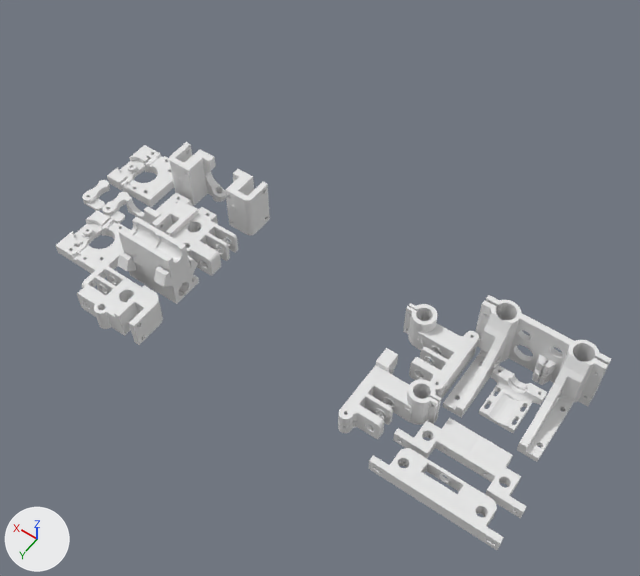
Renders of the Blender file sources/blender/sc_12_plates.blend from each side of a commit.
One viewpoint serves both versions: a 50 mm lens placed at (-332.0, 294.0, 558.0), pointed at (-72.0, -70.0, -13.0). Lighting does not change. The marker at lower left points along +X, +Y and +Z.

In view in the first picture: 'Output', 'Output.002', 'Output.003', 'Output.004', 'Output.005', 'Output.006', 'Output.007', 'Output.008', 'Output.009', 'Output.010', 'Output.012', 'Output.013'.
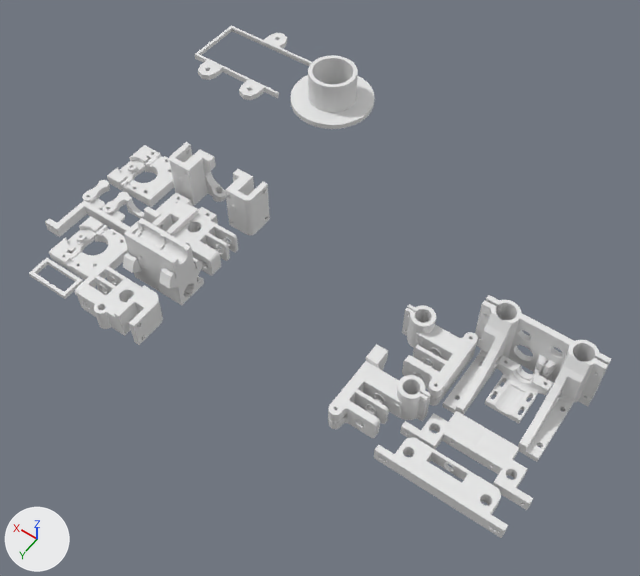
The change, as a diff of the scene's bpy script:
```diff
--- a/sources/blender/sc_12_plates.blend.py
+++ b/sources/blender/sc_12_plates.blend.py
@@ me_output_007 @@
-me_output_007.from_pydata(...)  # 1195 vertices, 1873 faces; spans x -95.0..-45.0, y 17.6..55.6, z 0.0..52.0
+me_output_007.from_pydata(...)  # 1487 vertices, 2309 faces; spans x 0.0..50.0, y -9.0..29.0, z 6.0..58.0
+# me_output_007 part 4: 1487 vertices added at x 0.0..50.0, y -9.0..29.0, z 6.0..58.0
+# me_output_007 part 5: 1195 vertices removed from x -95.0..-45.0, y 17.6..55.6, z 0.0..52.0
@@ me_output_006 @@
-me_output_006.from_pydata(...)  # 2764 vertices, 4363 faces; spans x 31.0..86.0, y -51.4..8.6, z 0.0..30.0
+me_output_006.from_pydata(...)  # 2827 vertices, 4445 faces; spans x -65.0..-10.0, y -10.0..20.0, z -10.0..50.0
+# me_output_006 part 2: 2827 vertices added at x -65.0..-10.0, y -10.0..20.0, z -10.0..50.0
+# me_output_006 part 3: 2764 vertices removed from x 31.0..86.0, y -51.4..8.6, z 0.0..30.0
@@ me_output_005 @@
-me_output_005.from_pydata(...)  # 2636 vertices, 4130 faces; spans x -29.0..26.0, y -51.4..12.6, z 0.0..30.0
+me_output_005.from_pydata(...)  # 2699 vertices, 4212 faces; spans x 0.0..55.0, y -10.0..20.0, z -14.0..50.0
+# me_output_005 part 1: 2636 vertices removed from x -29.0..26.0, y -51.4..12.6, z 0.0..30.0; 2699 vertices added at x 0.0..55.0, y -10.0..20.0, z -14.0..50.0
@@ ob_output_013 @@
 ob_output_013 = bpy.data.objects.new('Output.013', me_output_013)
-ob_output_013.location = (119.1, -209.2, 0.0)
+ob_output_013.location = (118.7, -201.1, 0.0)
@@ ob_output_012 @@
 ob_output_012 = bpy.data.objects.new('Output.012', me_output_012)
-ob_output_012.location = (-175.8, -248.8, 0.0)
+ob_output_012.location = (-175.6, -258.3, 0.0)
@@ ob_output_009 @@
 ob_output_009 = bpy.data.objects.new('Output.009', me_output_009)
-ob_output_009.location = (-203.7, -74.7, 0.0)
+ob_output_009.location = (-204.7, -82.3, 0.0)
@@ ob_output_008 @@
 ob_output_008 = bpy.data.objects.new('Output.008', me_output_008)
-ob_output_008.location = (-256.7, 5.8, 0.0)
+ob_output_008.location = (-255.1, -3.2, 0.0)
@@ ob_output_007 @@
 ob_output_007 = bpy.data.objects.new('Output.007', me_output_007)
-ob_output_007.location = (99.3, -29.8, 0.0)
+ob_output_007.location = (0.1, -4.5, -6.0)
@@ ob_output_006 @@
 ob_output_006 = bpy.data.objects.new('Output.006', me_output_006)
-ob_output_006.location = (-240.5, -30.9, 0.0)
+ob_output_006.location = (-144.5, -70.6, 20.0)
+ob_output_006.rotation_euler = (-1.571, 0.0, 0.0)  # degrees (-90, 0, 0)
@@ ob_output_005 @@
 ob_output_005 = bpy.data.objects.new('Output.005', me_output_005)
-ob_output_005.location = (-186.4, 22.5, 0.0)
+ob_output_005.location = (-207.7, -13.6, 20.0)
+ob_output_005.rotation_euler = (-1.571, 0.0, 0.0)  # degrees (-90, 0, 0)
@@ ob_endstopysupport @@
+ob_endstopysupport = bpy.data.objects.new('endstopYsupport', me_endstopysupport)  # 31 vertices, 62 faces; spans x -14.0..26.0, y -16.0..4.0, z 0.0..4.0
+ob_endstopysupport.location = (93.3, 60.2, 0.0)
@@ ob_fixalim @@
+ob_fixalim = bpy.data.objects.new('Fixalim', me_fixalim)  # 81 vertices, 166 faces; spans x -55.2..12.0, y -3.0..43.0, z 0.0..10.0
+ob_fixalim.location = (132.3, -22.2, 0.0)
@@ ob_spoolholder @@
+ob_spoolholder = bpy.data.objects.new('Spoolholder', me_spoolholder)  # 384 vertices, 632 faces; spans x -40.0..40.0, y -40.0..40.0, z 0.0..35.0
+ob_spoolholder.location = (44.4, -253.3, 0.0)
@@ ob_ramps_support @@
+ob_ramps_support = bpy.data.objects.new('Ramps Support', me_ramps_support)  # 170 vertices, 260 faces; spans x 0.0..103.5, y -20.0..78.0, z 0.0..5.5
+ob_ramps_support.location = (89.0, -283.6, 0.0)
```

Where the change shows, as pixel boxes (x1, y1, x2, y2) in the pictures (640 x 576 px):
'Output.008', moved
    before: (368, 448, 504, 550)
    after: (374, 437, 508, 538)
'Output.005', reshaped, moved, turned
    before: (338, 348, 441, 439)
    after: (328, 344, 431, 438)
'Output.009', moved
    before: (393, 418, 527, 518)
    after: (400, 411, 533, 510)
'Spoolholder', added
    after: (290, 55, 375, 129)
'Output.007', reshaped, moved
    before: (118, 217, 199, 304)
    after: (123, 218, 204, 305)
'Output.006', reshaped, moved, turned
    before: (403, 303, 479, 400)
    after: (402, 304, 478, 406)
'Output.013', moved
    before: (55, 210, 131, 288)
    after: (49, 216, 129, 295)
'Output.012', moved
    before: (478, 365, 547, 433)
    after: (485, 356, 553, 423)
'Ramps Support', added
    after: (195, 26, 312, 100)
'Fixalim', added
    after: (45, 200, 138, 237)
'endstopYsupport', added
    after: (29, 258, 83, 299)
part 2 of me_output_006, added
    after: (402, 304, 478, 406)
part 3 of me_output_006, deleted
    before: (403, 303, 479, 400)
part 4 of me_output_007, added
    after: (123, 218, 204, 305)
part 5 of me_output_007, deleted
    before: (118, 217, 199, 304)
